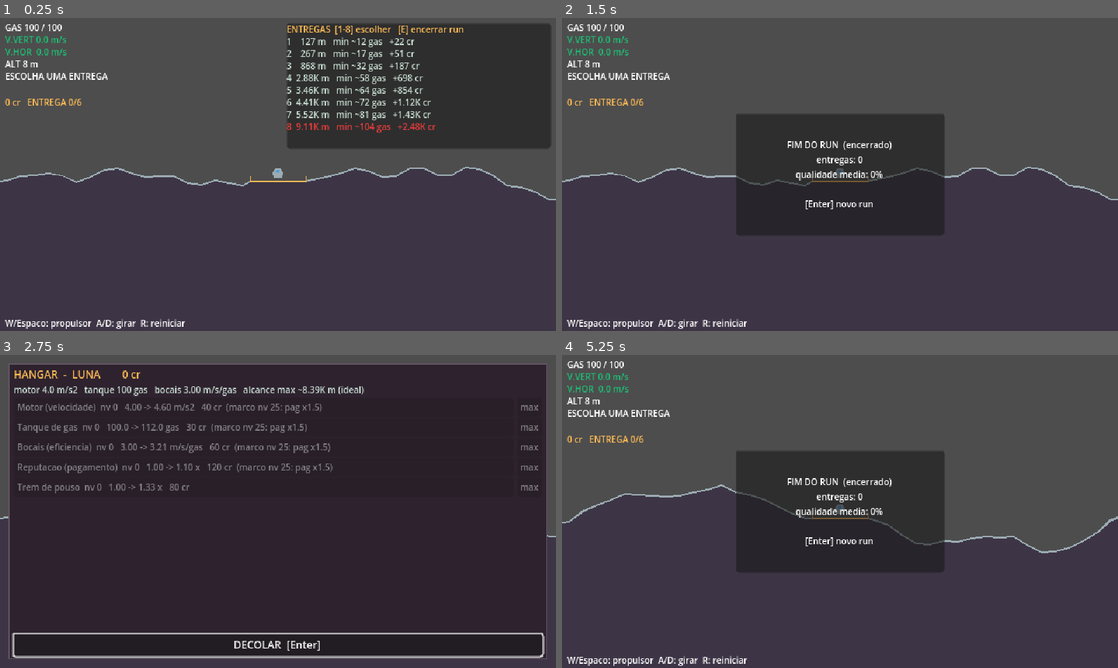
Above: before the commit, frames 1-4 (two rows, left to right).
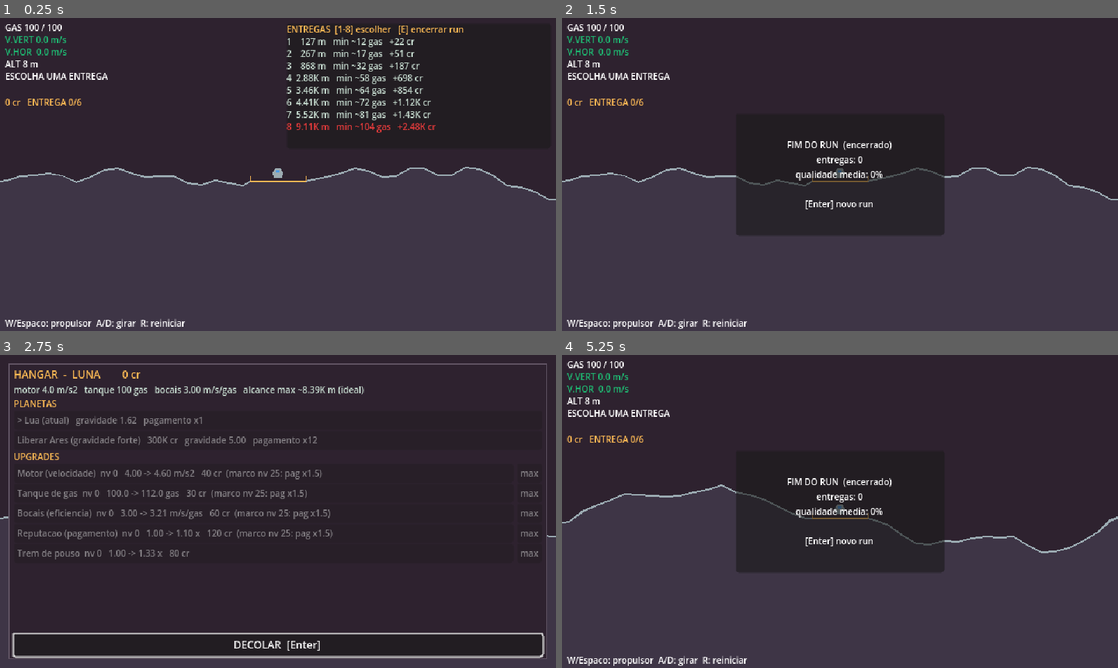
Above: after the commit, the same moments.

Repository: valdersonjr/incremental-lander
Game: Godot game, scene res://game/main.tscn
Same seed, same stepped clock (60 frames per second), same inputs: the game is played once before the commit and once after it.
Inputs:
- Up to frame 1 (0.25 s): no input
- Up to frame 2 (1.5 s): tap Enter (confirm) at 0.5 s; hold D (rotate_right) 0.53-1.28 s; hold Enter (confirm) 0.53-1.28 s; tap R (restart) at 1.25 s; hold A (rotate_left) from 1.28 s (still down); tap E (end_run) at 1.35 s
- Up to frame 3 (2.75 s): tap Enter (confirm) at 2 s; release A (rotate_left) at 2.03 s; hold D (rotate_right) from 2.03 s (still down); tap 1 at 2.1 s
- Up to frame 4 (5.25 s): release D (rotate_right) at 2.75 s; click "DECOLAR [Enter]" at 2.75 s; tap R (restart) at 3.5, 5 s; hold W (thrust) 3.53-4.28 s; tap 9 at 3.6 s; tap Enter (confirm) at 4.25 s; hold Enter (confirm) 4.28-5.03 s; hold A (rotate_left) from 4.28 s (still down); tap E (end_run) at 5.1 s

The runs differ from the first frame. In frame 1, 31% of the frame differs, in the area x 0-100%, y 0-58%; in frame 2, 43%; in frame 3, 9.8%; in frame 4, 44%, in the area x 0-100%, y 0-63%.

Commit message:
Fase 4: planetas (liberar, escolher, física e visual por planeta, minério)
- Purchases: can_fly (motor vence a gravidade), unlock_planet, planet_rows (+3 testes)
- Hangar: seção PLANETAS (liberar com custo da spec, voar em, aviso de motor fraco)
- Cores provisórias e relevo por planeta em world.json; drag_scale saiu do código
- Autopiloto reescrito: decolagem → arco balístico → frenagem/pouso, motor sigma-delta
  (entrega na Lua, Ares e Kronos com qualidade 0,82–0,97)
- Demo libera planetas e vai ao melhor planeta voável; args de dev validados

Co-Authored-By: Claude Opus 5.5 <noreply@anthropic.com>
Claude-Session: https://claude.ai/code/session_01JhKCi9Us7j2H5LJGQ5fDNT

Diff:
--- a/autoload/events.gd
+++ b/autoload/events.gd
@@ -10,3 +10,5 @@
 signal run_finished(summary: Dictionary)
 @warning_ignore("unused_signal")
 signal upgrade_bought(upgrade_id: String, level: int)
+@warning_ignore("unused_signal")
+signal planet_unlocked(planet_id: String)
--- a/autoload/game_state.gd
+++ b/autoload/game_state.gd
@@ -72,3 +72,18 @@
 	for res: String in resources:
 		if not is_equal_approx(float(before.get(res, 0.0)), float(resources[res])):
 			Events.resources_changed.emit(res, resources[res])
+
+
+## Libera um planeta (custo/requisitos da spec). Retorna true se liberou.
+func unlock_planet(planet_id: String) -> bool:
+	var before := resources.duplicate()
+	if not Purchases.unlock_planet(resources, unlocked_planets, planet_id, shop, levels):
+		return false
+	_emit_changes(before)
+	Events.planet_unlocked.emit(planet_id)
+	return true
+
+
+## Linhas de planetas para o hangar.
+func planet_rows() -> Array[Dictionary]:
+	return Purchases.planet_rows(resources, unlocked_planets, shop, levels, ship_stats())
--- a/data/world.json
+++ b/data/world.json
@@ -30,22 +30,34 @@
       "luna": {
         "amplitude_m": 70.0,
         "frequency": 0.003,
-        "octaves": 4
+        "octaves": 4,
+        "sky": "#2e222f",
+        "fill": "#3e3546",
+        "surface": "#9babb2"
       },
       "ares": {
         "amplitude_m": 110.0,
         "frequency": 0.004,
-        "octaves": 4
+        "octaves": 4,
+        "sky": "#45293f",
+        "fill": "#7a3045",
+        "surface": "#cd683d"
       },
       "kronos": {
         "amplitude_m": 140.0,
         "frequency": 0.0035,
-        "octaves": 5
+        "octaves": 5,
+        "sky": "#313638",
+        "fill": "#374e4a",
+        "surface": "#92a984"
       },
       "titan": {
         "amplitude_m": 180.0,
         "frequency": 0.003,
-        "octaves": 5
+        "octaves": 5,
+        "sky": "#323353",
+        "fill": "#484a77",
+        "surface": "#8fd3ff"
       }
     }
   },
@@ -79,5 +91,6 @@
   "demo": {
     "target_distance_m": 800.0,
     "seed": 7
-  }
+  },
+  "drag_scale": 0.02
 }
--- a/game/flight/lander.gd
+++ b/game/flight/lander.gd
@@ -32,7 +32,7 @@
 func setup(stats: Dictionary, planet: Dictionary, terrain_pads: Array[Dictionary]) -> void:
 	params = {
 		"gravity": float(planet["gravity"]),
-		"drag": float(planet.get("drag", 0.0)) * 0.02,
+		"drag": float(planet.get("drag", 0.0)) * float(WorldConfig.load_config()["drag_scale"]),
 		"thrust": float(stats["thrust"]),
 		"efficiency": float(stats["efficiency"]),
 		"tank": float(stats["tank"]),
--- a/game/hangar/hangar.gd
+++ b/game/hangar/hangar.gd
@@ -40,8 +40,51 @@
 			float(s["thrust"]), EconMath.fmt(float(s["tank"])), float(s["efficiency"]), EconMath.fmt(reach)]
 	for c in _rows.get_children():
 		c.queue_free()
+	_rows.add_child(_section("PLANETAS"))
+	for p: Dictionary in GameState.planet_rows():
+		if p["unlocked"] or p["available"]:
+			_rows.add_child(_make_planet_row(p))
+	_rows.add_child(_section("UPGRADES"))
 	for r: Dictionary in GameState.upgrade_rows():
 		_rows.add_child(_make_row(r))
+
+
+func _section(title: String) -> Label:
+	var l := Label.new()
+	l.text = title
+	l.add_theme_font_size_override(&"font_size", 10)
+	l.add_theme_color_override(&"font_color", COLOR_TITLE)
+	return l
+
+
+func _make_planet_row(p: Dictionary) -> Button:
+	var b := Button.new()
+	b.alignment = HORIZONTAL_ALIGNMENT_LEFT
+	b.add_theme_font_size_override(&"font_size", 10)
+	var id: String = p["id"]
+	var info := "gravidade %.2f   pagamento x%s" % [float(p["gravity"]), EconMath.fmt(float(p["pay_mult"]))]
+	if id == GameState.current_planet:
+		b.text = "> %s (atual)   %s" % [p["name"], info]
+		b.disabled = true
+	elif p["unlocked"]:
+		if p["can_fly"]:
+			b.text = "Voar em %s   %s" % [p["name"], info]
+			b.pressed.connect(func() -> void:
+				GameState.current_planet = id
+				refresh())
+		else:
+			b.text = "%s: motor fraco para esta gravidade (compre Motor)   %s" % [p["name"], info]
+			b.disabled = true
+	else:
+		var cost_txt := []
+		for res: String in p["cost"]:
+			cost_txt.append("%s %s" % [EconMath.fmt(float(p["cost"][res])), "cr" if res == "credits" else res])
+		b.text = "Liberar %s   %s   %s" % [p["name"], " + ".join(cost_txt), info]
+		b.disabled = not p["affordable"]
+		b.pressed.connect(func() -> void:
+			GameState.unlock_planet(id)
+			refresh())
+	return b
 
 
 func _make_row(r: Dictionary) -> HBoxContainer:
--- a/game/main.gd
+++ b/game/main.gd
@@ -1,6 +1,6 @@
 ## Entrada do jogo: Main -> World (voo) + GUI (HUD, ofertas, resumo). Orquestra o run (Fase 2):
 ## ofertas -> voo -> entrega -> recompensas (GameState) -> ofertas ... -> resumo -> novo run.
-## Args: --demo (piloto automatico escolhe, voa e compra), --seed=N, --planet=id, --hangar_wait=s. R reinicia.
+## Args: --demo (piloto automatico escolhe, voa e compra), --seed=N, --hangar_wait=s; dev: ver _apply_dev_args. R reinicia.
 extends Node
 
 const FLIGHT_SCENE := preload("res://game/flight/flight.tscn")
@@ -29,8 +29,7 @@
 	_args = _parse_args(OS.get_cmdline_user_args())
 	_demo = _args.has("demo")
 	_run_seed = int(_args.get("seed", WorldConfig.load_config()["demo"]["seed"]))
-	if _args.has("planet"):
-		GameState.current_planet = str(_args["planet"])
+	_apply_dev_args()
 	_hangar = HANGAR_SCENE.instantiate()
 	_gui.add_child(_hangar)
 	_hangar.visible = false
@@ -144,8 +143,12 @@
 	_start_run()
 
 
-## Demo: compra repetidamente o upgrade acessivel mais barato (verificacao automatica da progressao).
+## Demo: libera planetas quando pode e compra o upgrade acessivel mais barato (verificacao da progressao).
 func _demo_shop() -> void:
+	# primeiro: liberar o proximo planeta e ir para o melhor planeta em que a nave consegue voar
+	for p: Dictionary in GameState.planet_rows():
+		if not p["unlocked"] and p["available"] and p["affordable"]:
+			GameState.unlock_planet(p["id"])
 	while true:
 		var best := ""
 		var best_cost := INF
@@ -156,9 +159,34 @@
 				best_cost = c
 		if best == "" or not GameState.buy_upgrade(best):
 			break
+	for p: Dictionary in GameState.planet_rows():
+		if p["unlocked"] and p["can_fly"]:
+			GameState.current_planet = p["id"]
 	_hangar.refresh()
-	print("HANGAR ", JSON.stringify({"credits": GameState.amount("credits"), "levels": GameState.levels,
+	print("HANGAR ", JSON.stringify({"planet": GameState.current_planet, "credits": GameState.amount("credits"), "levels": GameState.levels,
 			"stats": GameState.ship_stats()}))
+
+
+## Argumentos so de desenvolvimento/verificacao: --dev_levels=thrust:10,tank:5  --dev_credits=N
+## --dev_unlock=ares,kronos  --planet=id. Nao existem no jogo normal (sem args).
+func _apply_dev_args() -> void:
+	if _args.has("dev_levels"):
+		for pair in str(_args["dev_levels"]).split(","):
+			GameState.levels[pair.get_slice(":", 0)] = int(pair.get_slice(":", 1))
+	if _args.has("dev_credits"):
+		GameState.resources["credits"] = float(_args["dev_credits"])
+	if _args.has("dev_unlock"):
+		for pid in str(_args["dev_unlock"]).split(","):
+			if not pid in GameState.unlocked_planets:
+				GameState.unlocked_planets.append(pid)
+	if _args.has("planet"):
+		var pid := str(_args["planet"])
+		if EconMath.spec["planets"].any(func(p: Dictionary) -> bool: return p["id"] == pid):
+			GameState.current_planet = pid
+		else:
+			push_warning("--planet=%s nao existe na spec; usando luna" % pid)
+		if not GameState.current_planet in GameState.unlocked_planets:
+			GameState.unlocked_planets.append(GameState.current_planet)
 
 
 func _parse_args(args: PackedStringArray) -> Dictionary:
--- a/game/terrain/terrain.gd
+++ b/game/terrain/terrain.gd
@@ -20,6 +20,10 @@
 func build(seed_value: int, planet_id: String, pad_distances_m: Array[float]) -> Dictionary:
 	var data := TerrainGen.generate(seed_value, planet_id, pad_distances_m)
 	ridge = data["ridge"]
+	var look: Dictionary = WorldConfig.load_config()["terrain"]["planets"].get(planet_id, {})
+	_fill.color = Color(str(look.get("fill", "#3e3546")))
+	_surface.default_color = Color(str(look.get("surface", "#9babb2")))
+	RenderingServer.set_default_clear_color(Color(str(look.get("sky", "#2e222f"))))
 	pads.assign(data["pads"])
 	_fill.polygon = data["polygon"]
 	_surface.points = ridge
--- a/scripts/economy/purchases.gd
+++ b/scripts/economy/purchases.gd
@@ -77,3 +77,38 @@
 		else:
 			hi = mid
 	return lo
+
+
+## A nave consegue voar no planeta? (motor vence a gravidade — mesma regra do modelo: delta-v finito)
+static func can_fly(planet_id: String, stats: Dictionary) -> bool:
+	return EconMath.estimated_hop_dv(planet_id, 1.0, stats) < INF
+
+
+## Libera um planeta (custo e requisitos da spec). Muta resources/unlocked. Retorna true se liberou.
+static func unlock_planet(resources: Dictionary, unlocked: Array, planet_id: String, shop: Dictionary,
+		levels: Dictionary) -> bool:
+	if planet_id in unlocked or not EconMath.planet_available(planet_id, unlocked, shop, levels):
+		return false
+	var cost: Dictionary = EconMath._find("planets", planet_id).get("unlock", {})
+	if not can_afford(resources, cost):
+		return false
+	for res: String in cost:
+		resources[res] = float(resources.get(res, 0.0)) - float(cost[res])
+	unlocked.append(planet_id)
+	return true
+
+
+## Linhas de planetas para o hangar: liberado?, disponivel para liberar?, custo, pode voar com a nave atual.
+static func planet_rows(resources: Dictionary, unlocked: Array, shop: Dictionary, levels: Dictionary,
+		stats: Dictionary) -> Array[Dictionary]:
+	var rows: Array[Dictionary] = []
+	for p: Dictionary in EconMath.spec["planets"]:
+		var id: String = p["id"]
+		var cost: Dictionary = p.get("unlock", {})
+		rows.append({
+			"id": id, "name": p.get("name", id), "unlocked": id in unlocked,
+			"available": EconMath.planet_available(id, unlocked, shop, levels),
+			"cost": cost, "affordable": can_afford(resources, cost), "can_fly": can_fly(id, stats),
+			"gravity": float(p["gravity"]), "pay_mult": float(p.get("pay_mult", 1.0)),
+		})
+	return rows
--- a/scripts/world/autopilot.gd
+++ b/scripts/world/autopilot.gd
@@ -1,54 +1,77 @@
-## Piloto automatico simples para o modo --demo (verificacao sem teclado) — logica pura.
-## Controle por velocidade desejada: cruza acima do relevo e desce devagar sobre a plataforma alvo.
+## Piloto automatico para o modo --demo (verificacao sem teclado) — logica pura.
+## Tres modos, como um bom piloto (e como o modelo da economy-balance assume: salto balistico):
+##  1. decolagem: sobe na vertical ate sair do chao;
+##  2. arco balistico: mira a velocidade que leva ao alvo sob gravidade e so corrige desvios (motor mais desligado);
+##  3. frenagem e pouso: perto do alvo, cancela a velocidade horizontal e desce firme sobre a plataforma.
 class_name Autopilot
 extends RefCounted
 
 var target: Dictionary = {}          # plataforma alvo {x, y, half_width} em px
-var ridge: PackedVector2Array        # contorno do terreno (px) para achar a altura de cruzeiro
-var clearance_m := 60.0
+var ridge: PackedVector2Array        # contorno do terreno (px)
+var mode := "takeoff"
+var _duty_acc := 0.0                 # acumulador sigma-delta (motor liga/desliga com "acelerador" medio)
 
 
 ## Retorna {"rotate": -1..1, "thrust": bool}. Unidades: pos em px, vel em m/s do modelo.
 func control(pos_px: Vector2, vel_m: Vector2, rotation: float, params: Dictionary) -> Dictionary:
 	var cfg: Dictionary = WorldConfig.load_config()
+	var ppm := float(cfg["px_per_m"])
 	var feet := float(cfg["lander"]["feet_offset_m"])
-	var pos := pos_px / float(cfg["px_per_m"])
-	var tx := float(target["x"]) / float(cfg["px_per_m"])
-	var pad_y := float(target["y"]) / float(cfg["px_per_m"])
-	var dx := tx - pos.x
-	var height := pad_y - (pos.y + feet)
+	var pos := pos_px / ppm
+	var dx := float(target["x"]) / ppm - pos.x
+	var pad_y := float(target["y"]) / ppm
+	var height := pad_y - (pos.y + feet)                       # >0: acima da plataforma
+	var alt := TerrainGen.height_at(ridge, pos_px.x) / ppm - (pos.y + feet)
 	var g: float = params["gravity"]
 	var thrust_max: float = params["thrust"]
+	var a_net := maxf(thrust_max - g, 0.3)                    # desaceleracao vertical disponivel
+	var brake_dist := vel_m.x * vel_m.x / (2.0 * 0.5 * maxf(thrust_max - g * 0.5, 0.5)) + 40.0
+	var approach_alt := 40.0 + g * 8.0                          # altura de chegada do arco (m)
 
-	var ground_m := TerrainGen.height_at(ridge, pos_px.x) / float(cfg["px_per_m"])
-	var alt := ground_m - (pos.y + feet)            # altura acima do terreno logo abaixo
 	var v_des := Vector2.ZERO
-	if alt < 25.0 and absf(dx) > 30.0:
-		v_des = Vector2(0.0, -6.0)                  # decolagem: sobe na vertical antes de avancar
-	elif absf(dx) > 30.0:
-		var top := _highest_between(pos.x * float(cfg["px_per_m"]), float(target["x"])) / float(cfg["px_per_m"])
-		var cruise_y := top - clearance_m
-		v_des.x = clampf(dx * 0.08, -25.0, 25.0)
-		v_des.y = clampf((cruise_y - pos.y) * 0.3, -8.0, 6.0)
-	else:
-		v_des.x = clampf(dx * 0.3, -3.0, 3.0)
-		v_des.y = clampf(height * 0.15, 0.6, 5.0) if absf(dx) < 8.0 else clampf((pad_y - 30.0 - pos.y) * 0.3, -4.0, 4.0)
+	var compensate_gravity := true
+	var max_tilt := 0.9
+	if mode == "takeoff" and (alt > 20.0 or absf(dx) < 60.0):
+		mode = "arc"
+	if mode == "arc" and absf(dx) < brake_dist:
+		mode = "land"
+
+	match mode:
+		"takeoff":
+			v_des = Vector2(0.0, -6.0)
+		"arc":
+			# velocidade que leva ao alvo em tempo T (tiro a ~45 graus): o proprio arco ja inclui a gravidade
+			var t_flight := sqrt(2.0 * absf(dx) / g) + 1.0
+			# mira um ponto ACIMA da plataforma (espaco para frear): queda = h_arc = vy*T + g*T^2/2
+			var h_arc := height - approach_alt
+			v_des = Vector2(dx / t_flight, (h_arc - 0.5 * g * t_flight * t_flight) / t_flight)
+			compensate_gravity = false
+		"land":
+			v_des.x = clampf(dx * 0.3, -6.0, 6.0)
+			if absf(dx) < 8.0:
+				# perfil de parada: nunca descer mais rapido do que o motor consegue frear ate o chao
+				var stop_v := sqrt(2.0 * a_net * 0.5 * maxf(height, 0.0))
+				v_des.y = clampf(minf(height * 0.25, stop_v), 1.2, 8.0)
+			else:
+				v_des.y = clampf((pad_y - 30.0 - pos.y) * 0.3, -4.0, 4.0)
+			if absf(dx) < 12.0 and height < 25.0:
+				max_tilt = 0.15
 
 	var a_des := (v_des - vel_m) * 0.9
-	var t_vec := a_des - Vector2(0.0, g)          # empuxo necessario (total = gravidade + empuxo)
-	var max_tilt := 0.15 if (absf(dx) < 12.0 and height < 25.0) else 0.9
+	var t_vec := a_des - Vector2(0.0, g) if compensate_gravity else a_des
 	var rot_des := clampf(atan2(t_vec.x, -t_vec.y), -max_tilt, max_tilt)
 	var err := wrapf(rot_des - rotation, -PI, PI)
 	var nose := Vector2.UP.rotated(rotation)
-	var thrust := t_vec.dot(nose) > 0.35 * thrust_max and absf(err) < 0.6
+	var thrust := false
+	if absf(err) < 0.6:
+		if compensate_gravity:
+			# sigma-delta: liga o motor na fracao exata do tempo que a aceleracao pedida exige
+			# (ex.: pairar com motor 10 em gravidade 5 = 50% do tempo), em vez de "sempre ligado"
+			_duty_acc += clampf(t_vec.dot(nose) / thrust_max, 0.0, 1.0)
+			if _duty_acc >= 1.0:
+				_duty_acc -= 1.0
+				thrust = true
+		else:
+			# no arco: so corrige desvios relevantes (economiza gas, como o salto balistico do modelo)
+			thrust = t_vec.dot(nose) > maxf(1.0, 0.1 * v_des.length())
 	return {"rotate": clampf(err * 4.0, -1.0, 1.0), "thrust": thrust}
-
-
-func _highest_between(x0: float, x1: float) -> float:
-	var top := INF
-	var lo := minf(x0, x1)
-	var hi := maxf(x0, x1)
-	for p in ridge:
-		if p.x >= lo and p.x <= hi:
-			top = minf(top, p.y)
-	return top if top < INF else float(target["y"])
--- a/tests/unit/run/test_purchases.gd
+++ b/tests/unit/run/test_purchases.gd
@@ -56,3 +56,24 @@
 	assert_true(r0 > 100.0)
 	assert_true(r5 > r0)
 	assert_almost(EconMath.estimated_hop_dv("luna", r0, s0) / float(s0["efficiency"]), float(s0["tank"]), 1e-3)
+
+
+func test_liberar_ares_desconta_e_libera() -> void:
+	var res := {"credits": 1e6}
+	var unlocked := ["luna"]
+	var custo: float = EconMath._find("planets", "ares")["unlock"]["credits"]
+	assert_true(Purchases.unlock_planet(res, unlocked, "ares", {}, {}))
+	assert_true("ares" in unlocked)
+	assert_almost(res["credits"], 1e6 - custo)
+
+
+func test_kronos_exige_ares() -> void:
+	var res := {"credits": 1e12, "ore": 1e9}
+	assert_false(Purchases.unlock_planet(res, ["luna"], "kronos", {}, {}))
+	assert_true(Purchases.unlock_planet(res, ["luna", "ares"], "kronos", {}, {}))
+
+
+func test_motor_base_nao_voa_em_ares() -> void:
+	assert_true(Purchases.can_fly("luna", EconMath.ship_stats({})))
+	assert_false(Purchases.can_fly("ares", EconMath.ship_stats({})), "motor 4 < 1,05 x gravidade 5")
+	assert_true(Purchases.can_fly("ares", EconMath.ship_stats({"thrust": 3})))
Not shown, changed: .claude/skills/godot-dev/references/patterns/flight-prototype.md
Not shown, changed: docs/ARCHITECTURE.md
Not shown, changed: docs/DECISIONS.md
Not shown, changed: docs/HANDOFF.md
Not shown, changed: docs/ROADMAP.md
